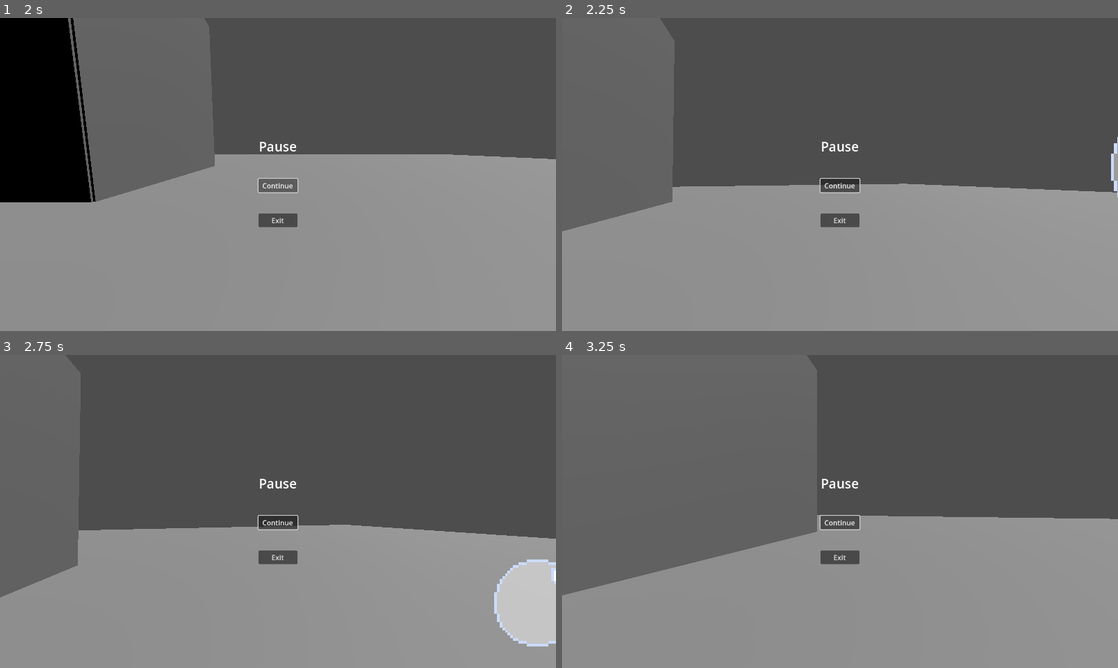
Above: before the commit, frames 1-4 (two rows, left to right).
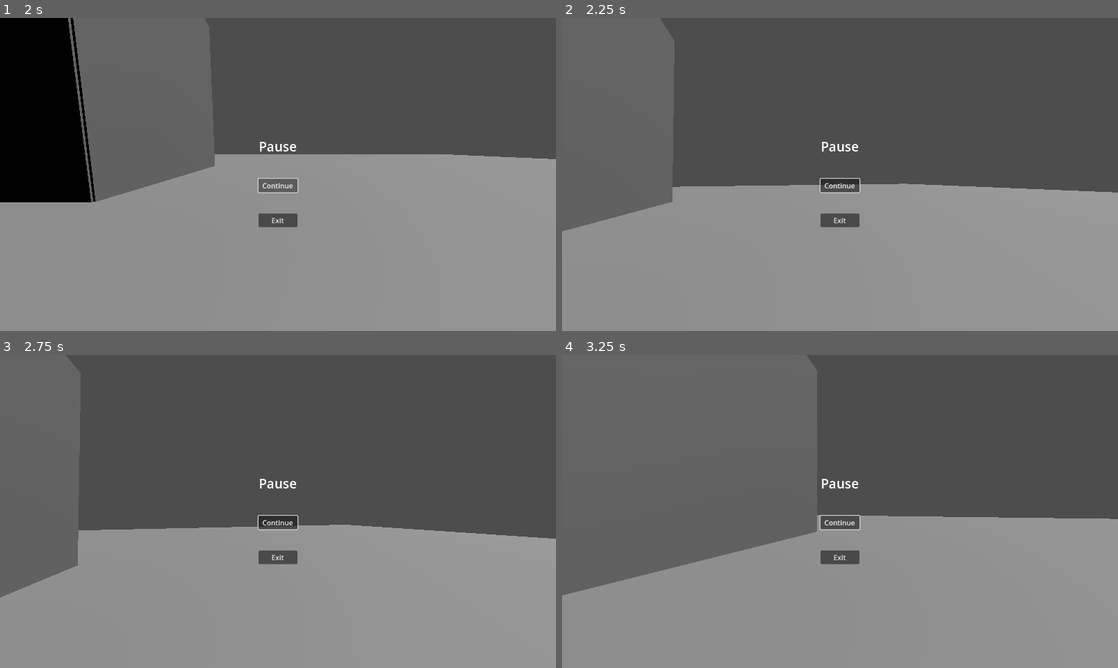
Above: after the commit, the same moments.

Repository: electrp/ggj25
Game: Godot game, scene res://roomTest.tscn
The game is run twice, just before and just after one commit, with the same random seed, the same clock (stepped at 60 frames per second) and the same inputs.
Inputs (mouse positions are in pixels of both pictures, inside the frame that each line leads up to):
- Up to frame 1 (2 s): click "Continue" at 0.5 s; click "Continue" at 1.25 s
- Up to frame 2 (2.25 s): tap Enter at 2 s; move the mouse to (867, 174) at 2.02 s; hold Up (ui_up) from 2.03 s (still down); click (867, 174) at 2.17 s
- Up to frame 3 (2.75 s): keep holding Up (ui_up); tap Space (ui_accept) at 2.27 s
- Up to frame 4 (3.25 s): keep holding Up (ui_up); move the mouse to (812, 511) at 2.77 s; tap Space (ui_accept) at 3.02 s

Frame 1 is identical in both runs. In frame 2, 0.2% of the frame differs, in the area x 98-100%, y 38-58%; in frame 3, 2.6%, in the area x 88-100%, y 65-94%; in frame 4, nothing differs.

Commit message:
Make the windbox smaller

Diff:
--- a/ggj25/Player.tscn
+++ b/ggj25/Player.tscn
@@ -30,7 +30,7 @@
 [node name="Camera3D" type="Camera3D" parent="CharacterBody3D/Head"]
 
 [node name="Fan" parent="CharacterBody3D" instance=ExtResource("3_t7ex3")]
-transform = Transform3D(-5, 0, -3.01992e-06, 0, 5, 0, 7.54979e-07, 0, -20, 0, 0, -0.5)
+transform = Transform3D(-2, 0, -3.01992e-06, 0, 2, 0, 3.01992e-07, 0, -20, 0, 0, -0.482397)
 falloff = true
 power = 0.25
 
